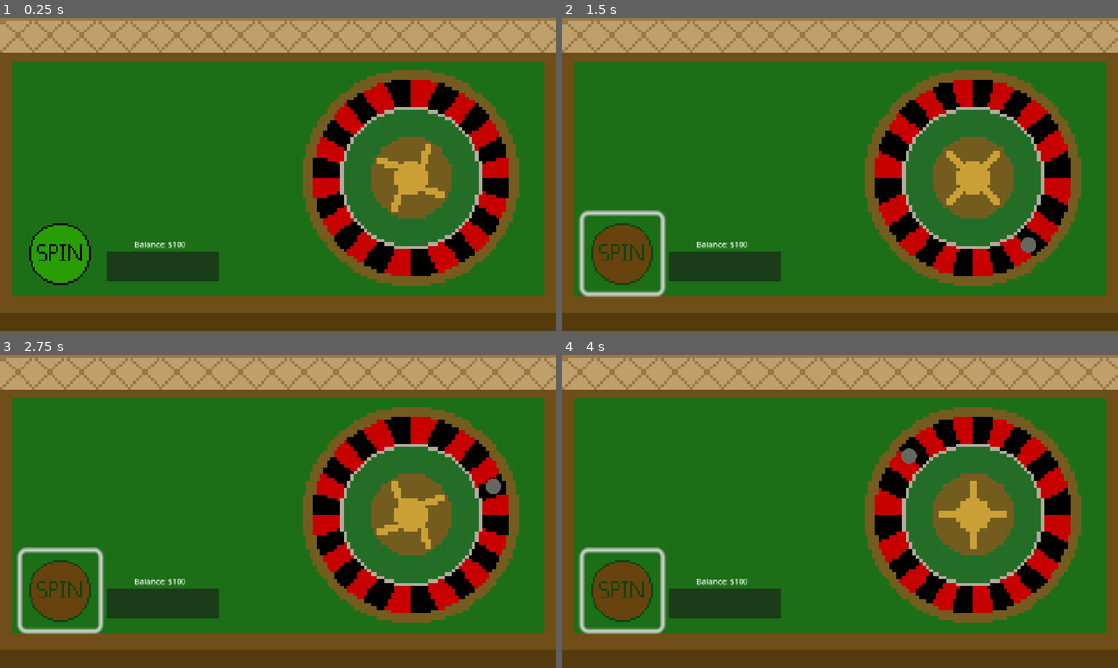
Above: before the commit, frames 1-4 (two rows, left to right).
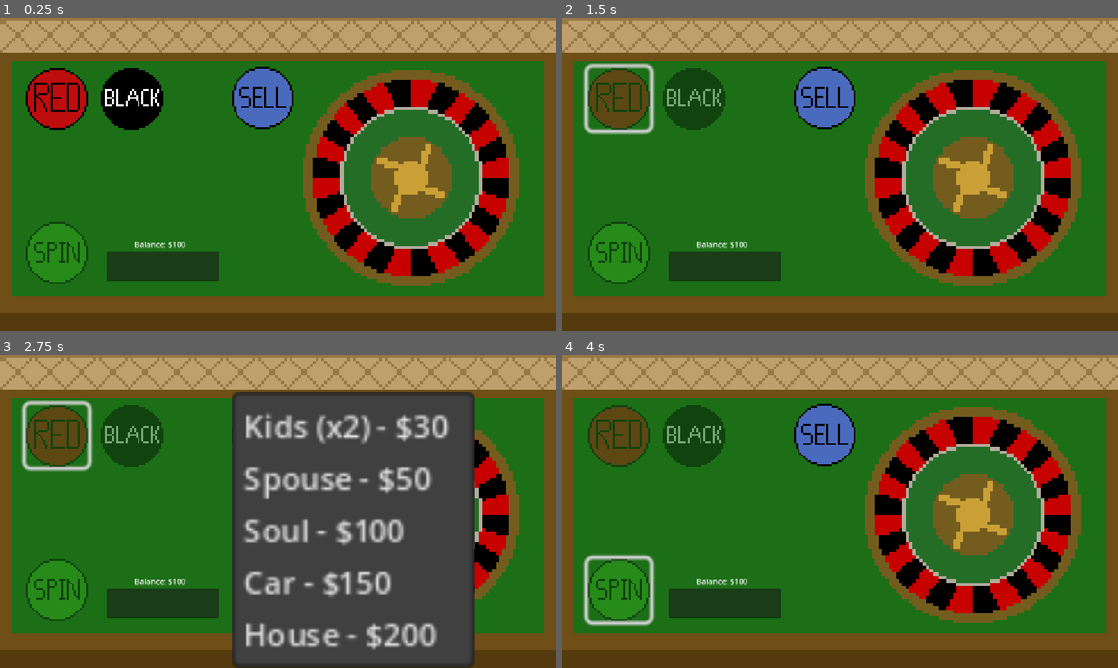
Above: after the commit, the same moments.

Repository: HenryNerd/Sell-Your-Soul
Game: Godot game, scene res://scences/wheel.tscn
Two runs of this game, one before a commit and one after it. Both use one fixed random seed, a clock stepped at 60 frames per second and the inputs below.
Inputs (mouse positions are in pixels of both pictures, inside the frame that each line leads up to):
- Up to frame 1 (0.25 s): no input
- Up to frame 2 (1.5 s): click (623, 252) at 0.52 s; click (617, 99) at 1.27 s
- Up to frame 3 (2.75 s): click (261, 436) at 2.02 s
- Up to frame 4 (4 s): click (623, 589) at 3.52 s

The runs differ from the first frame. In frame 1, 6.0% of the frame differs, in the area x 4-53%, y 15-86%; in frame 2, 16%; in frame 3, 46%, in the area x 3-91%, y 11-100%; in frame 4, 16%.
Error before the commit: Invalid assignment of property or key 'text' with value of type 'String' on a base object of type 'null instance'. (res://scripts/spin.gd:40)

Commit message:
Add Selling, Logic, Minor Fixes

Diff:
--- a/project.godot
+++ b/project.godot
@@ -18,7 +18,6 @@
 [display]
 
 window/stretch/mode="canvas_items"
-window/stretch/aspect="expand"
 
 [rendering]
 
--- a/scences/wheel.tscn
+++ b/scences/wheel.tscn
@@ -7,6 +7,10 @@
 [ext_resource type="Texture2D" uid="uid://dcneystf218a5" path="res://assets/roulette.png" id="3_im4pi"]
 [ext_resource type="Script" uid="uid://b1ju1exgi2hwo" path="res://scripts/ball.gd" id="4_im4pi"]
 [ext_resource type="Texture2D" uid="uid://dc0kpgcxkt50f" path="res://assets/ball.png" id="4_rb4pr"]
+[ext_resource type="Texture2D" uid="uid://pnb43lnmpnp7" path="res://assets/betRed.png" id="8_d35lu"]
+[ext_resource type="Texture2D" uid="uid://bu21ouiktrjke" path="res://assets/betBlack.png" id="9_7d20x"]
+[ext_resource type="Texture2D" uid="uid://0vffbs4xnbpx" path="res://assets/sell.png" id="10_jttx6"]
+[ext_resource type="Script" uid="uid://27txnv1341s2" path="res://scripts/sellmenulogic.gd" id="11_qh1u0"]
 
 [sub_resource type="AtlasTexture" id="AtlasTexture_rb4pr"]
 atlas = ExtResource("3_im4pi")
@@ -44,6 +48,32 @@
 "speed": 12.0
 }]
 
+[sub_resource type="StyleBoxEmpty" id="StyleBoxEmpty_7d20x"]
+
+[sub_resource type="StyleBoxEmpty" id="StyleBoxEmpty_d35lu"]
+
+[sub_resource type="StyleBoxEmpty" id="StyleBoxEmpty_jne2l"]
+
+[sub_resource type="StyleBoxEmpty" id="StyleBoxEmpty_jttx6"]
+
+[sub_resource type="StyleBoxEmpty" id="StyleBoxEmpty_qh1u0"]
+
+[sub_resource type="StyleBoxEmpty" id="StyleBoxEmpty_nmbnx"]
+
+[sub_resource type="StyleBoxEmpty" id="StyleBoxEmpty_xrrcx"]
+
+[sub_resource type="StyleBoxEmpty" id="StyleBoxEmpty_emt5p"]
+
+[sub_resource type="StyleBoxEmpty" id="StyleBoxEmpty_w6u18"]
+
+[sub_resource type="StyleBoxEmpty" id="StyleBoxEmpty_uon0g"]
+
+[sub_resource type="StyleBoxEmpty" id="StyleBoxEmpty_0qnpq"]
+
+[sub_resource type="StyleBoxEmpty" id="StyleBoxEmpty_34j48"]
+
+[sub_resource type="StyleBoxEmpty" id="StyleBoxEmpty_01xu3"]
+
 [node name="Game" type="Node2D"]
 
 [node name="Camera2D" type="Camera2D" parent="."]
@@ -73,11 +103,15 @@
 
 [node name="spinButton" type="Button" parent="Wheel"]
 texture_filter = 1
-offset_left = -377.0
-offset_top = 262.0
-offset_right = -337.0
-offset_bottom = 302.0
+offset_left = -368.0
+offset_top = 277.0
+offset_right = -336.0
+offset_bottom = 309.0
 scale = Vector2(4, 4)
+theme_override_styles/normal = SubResource("StyleBoxEmpty_7d20x")
+theme_override_styles/pressed = SubResource("StyleBoxEmpty_d35lu")
+theme_override_styles/hover = SubResource("StyleBoxEmpty_jne2l")
+theme_override_styles/disabled = SubResource("StyleBoxEmpty_jttx6")
 icon = ExtResource("2_1quow")
 flat = true
 script = ExtResource("3_gohbq")
@@ -89,23 +123,76 @@
 texture = ExtResource("4_rb4pr")
 script = ExtResource("4_im4pi")
 
-[node name="LineEdit" type="LineEdit" parent="Wheel"]
+[node name="balanceEdit" type="LineEdit" parent="Wheel"]
 offset_left = -201.0
 offset_top = 338.0
 offset_right = 32.0
 offset_bottom = 399.0
 
-[node name="winDisplay" type="Sprite2D" parent="Wheel"]
-texture_filter = 2
-position = Vector2(-242, 27)
-
-[node name="balance" type="Label" parent="."]
-offset_left = -346.0
-offset_top = 133.0
-offset_right = -143.0
-offset_bottom = 156.0
+[node name="balance" type="Label" parent="Wheel"]
+offset_left = -192.0
+offset_top = 311.0
+offset_right = 11.0
+offset_bottom = 334.0
 text = "Balance: $100"
 horizontal_alignment = 1
 language = "English"
 
+[node name="winDisplay" type="Sprite2D" parent="Wheel"]
+texture_filter = 2
+position = Vector2(-79, 229)
+
+[node name="redBetButton" type="Button" parent="Wheel"]
+texture_filter = 1
+offset_left = -368.0
+offset_top = -43.0
+offset_right = -336.0
+offset_bottom = -11.0
+scale = Vector2(4, 4)
+theme_override_styles/normal = SubResource("StyleBoxEmpty_qh1u0")
+theme_override_styles/pressed = SubResource("StyleBoxEmpty_nmbnx")
+theme_override_styles/hover = SubResource("StyleBoxEmpty_xrrcx")
+theme_override_styles/disabled = SubResource("StyleBoxEmpty_emt5p")
+icon = ExtResource("8_d35lu")
+
+[node name="blackBetButton" type="Button" parent="Wheel"]
+texture_filter = 1
+offset_left = -213.0
+offset_top = -43.0
+offset_right = -181.0
+offset_bottom = -11.0
+scale = Vector2(4, 4)
+theme_override_styles/normal = SubResource("StyleBoxEmpty_qh1u0")
+theme_override_styles/pressed = SubResource("StyleBoxEmpty_nmbnx")
+theme_override_styles/hover = SubResource("StyleBoxEmpty_xrrcx")
+theme_override_styles/disabled = SubResource("StyleBoxEmpty_w6u18")
+icon = ExtResource("9_7d20x")
+
+[node name="MenuButton" type="MenuButton" parent="Wheel"]
+texture_filter = 1
+offset_left = 58.0
+offset_top = -44.0
+offset_right = 90.0
+offset_bottom = -12.0
+scale = Vector2(4, 4)
+theme_override_styles/normal = SubResource("StyleBoxEmpty_uon0g")
+theme_override_styles/pressed = SubResource("StyleBoxEmpty_0qnpq")
+theme_override_styles/hover = SubResource("StyleBoxEmpty_34j48")
+theme_override_styles/disabled = SubResource("StyleBoxEmpty_01xu3")
+icon = ExtResource("10_jttx6")
+item_count = 5
+popup/item_0/text = "Kids (x2) - $30"
+popup/item_0/id = 0
+popup/item_1/text = "Spouse - $50"
+popup/item_1/id = 1
+popup/item_2/text = "Soul - $100"
+popup/item_2/id = 2
+popup/item_3/text = "Car - $150"
+popup/item_3/id = 3
+popup/item_4/text = "House - $200"
+popup/item_4/id = 4
+script = ExtResource("11_qh1u0")
+
 [connection signal="pressed" from="Wheel/spinButton" to="Wheel/spinButton" method="_on_pressed"]
+[connection signal="pressed" from="Wheel/redBetButton" to="Wheel/spinButton" method="_on_red_bet_button_pressed"]
+[connection signal="pressed" from="Wheel/blackBetButton" to="Wheel/spinButton" method="_on_black_bet_button_pressed"]
--- a/scripts/ball.gd
+++ b/scripts/ball.gd
@@ -3,7 +3,7 @@
 @onready var wheel = $"../wheelspin"
 var center = Vector2(430.0, 185.0)
 var radius = 180.0
-var speed = -6.0
+var speed = 6.0
 var angle = 0.0
 var spinning = false
 
--- /dev/null
+++ b/scripts/sellmenulogic.gd
@@ -0,0 +1,24 @@
+extends MenuButton
+
+@onready var node_a = get_parent().get_node("spinButton")
+
+func _ready():
+	# Connect the internal popup's id_pressed signal
+	get_popup().connect("id_pressed", Callable(self, "_on_item_pressed"))
+
+func _on_item_pressed(id: int) -> void:
+	var popup = get_popup()
+
+	# Disable the clicked item
+	popup.set_item_disabled(id, true)
+
+	if node_a != null:
+		match id:
+			0: node_a.Userbalance += 30
+			1: node_a.Userbalance += 50
+			2: node_a.Userbalance += 100
+			3: node_a.Userbalance += 150
+			4: node_a.Userbalance += 200
+		print("New balance:", node_a.Userbalance)
+	else:
+		print("Node A not found!")
--- a/scripts/spin.gd
+++ b/scripts/spin.gd
@@ -1,17 +1,42 @@
 extends Button
 
 var rng = RandomNumberGenerator.new()
+@onready var node_a = get_parent().get_node("spinButton")
 @onready var ball = $"../ball"
-var balance = 100;
+@onready var balance_label = $"../balance"
+@onready var balance_edit = $"../balanceEdit"
+@onready var redButton = $"../redBetButton"
+@onready var blackButton = $"../blackBetButton"
+
+var Userbalance: int = 100
+var UserBetChoice: String
+var resultFriendly: String
+var userBet: int = 0
+var betSelected = false
+var amountSelected = false
+var betValid = false
+
+func _ready():
+	self.disabled = true
+	set_process(true)
+	if balance_label:
+		balance_label.text = "Balance: $" + str(Userbalance)
 
 func _on_pressed() -> void:
+	set_process(false)
 	$"../winDisplay".texture = null
+	balance_edit.editable = not balance_edit.editable
 	ball.visible = true
 	ball.spinning = true
 
+	if balance_edit.text.strip_edges() == "":
+		print("No bet entered, defaulting to 0")
+		userBet = 0
+	else:
+		userBet = int(balance_edit.text)
+
 	disabled = true
 	icon = load("res://assets/spun-button.png")
-
 	$"../wheelspin".play("Spin")
 
 	var spintime = rng.randf_range(1, 7)
@@ -33,8 +58,71 @@
 	if result == 1:
 		print("Red")
 		$"../winDisplay".texture = load("res://assets/red.png")
+		resultFriendly = "Red"
 	elif result == 2:
 		print("Black")
 		$"../winDisplay".texture = load("res://assets/black.png")
+		resultFriendly = "Black"
 
-	$balance.text = "Balance: $" + str(balance)
+	betCheck()
+
+	balance_edit.editable = true
+	balance_edit.text = ""
+
+	redButton.disabled = false
+	blackButton.disabled = false
+	self.disabled = true
+	set_process(true)
+	betSelected = false
+	amountSelected = false
+
+	if balance_label:
+		balance_label.text = "Balance: $" + str(Userbalance)
+	else:
+		print("Balance label not found! Check node name and path.")
+
+
+func _on_red_bet_button_pressed() -> void:
+	UserBetChoice = "Red"
+	redButton.disabled = true
+	blackButton.disabled = true
+	self.disabled = false
+	betSelected = true
+
+func _on_black_bet_button_pressed() -> void:
+	UserBetChoice = "Black"
+	redButton.disabled = true
+	blackButton.disabled = true
+	self.disabled = false
+	betSelected = true
+
+func _process(delta):
+	balance_label.text = "Balance: $" + str(Userbalance)
+	if balance_edit.text.strip_edges() != "":
+		amountSelected = true
+		var parsed_bet = int(balance_edit.text)
+		userBet = parsed_bet
+	else:
+		amountSelected = false
+		userBet = 0
+
+	if userBet > 0 and userBet <= Userbalance:
+		betValid = true
+	else:
+		betValid = false
+
+	if betSelected and amountSelected and betValid:
+		self.disabled = false
+	else:
+		self.disabled = true
+
+func betCheck() -> void:
+	print("Bet Check, Bet =", userBet)
+	if userBet <= 0:
+		print("Invalid bet amount, skipping balance update.")
+		return
+
+	if resultFriendly == UserBetChoice:
+		Userbalance += userBet
+	else:
+		Userbalance -= userBet
--- /dev/null
+++ b/sell.gd
@@ -0,0 +1 @@
+extends PopupMenu
Binary file added: assets/betBlack.png
Not shown, added: assets/betBlack.png.import
Binary file added: assets/betRed.png
Not shown, added: assets/betRed.png.import
Binary file changed: assets/black.png
Binary file changed: assets/red.png
Binary file added: assets/sell.png
Not shown, added: assets/sell.png.import
Binary file changed: assets/spin-button.png
Binary file changed: assets/spun-button.png
Not shown: 1 places in scences/wheel.tscn that only renumber resources
Not shown, added: scripts/sellmenulogic.gd.uid
(and 3 more such lines)
